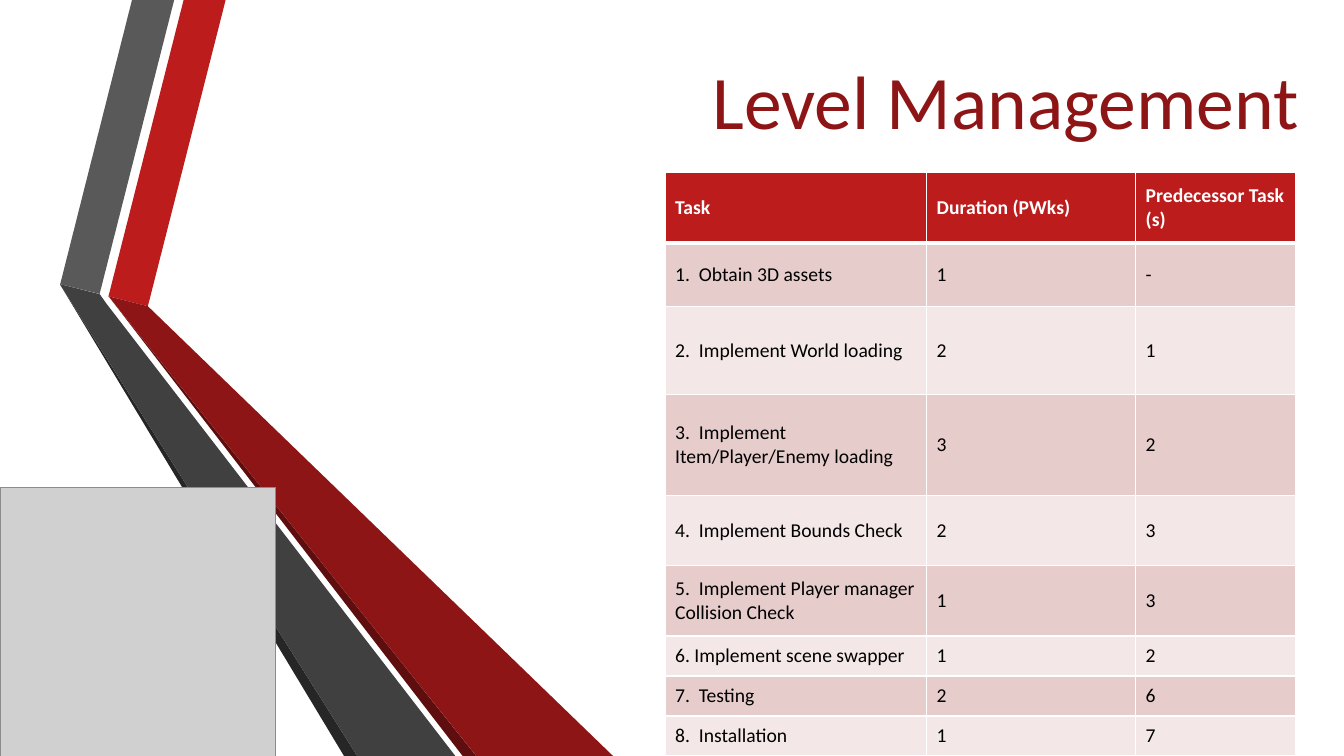
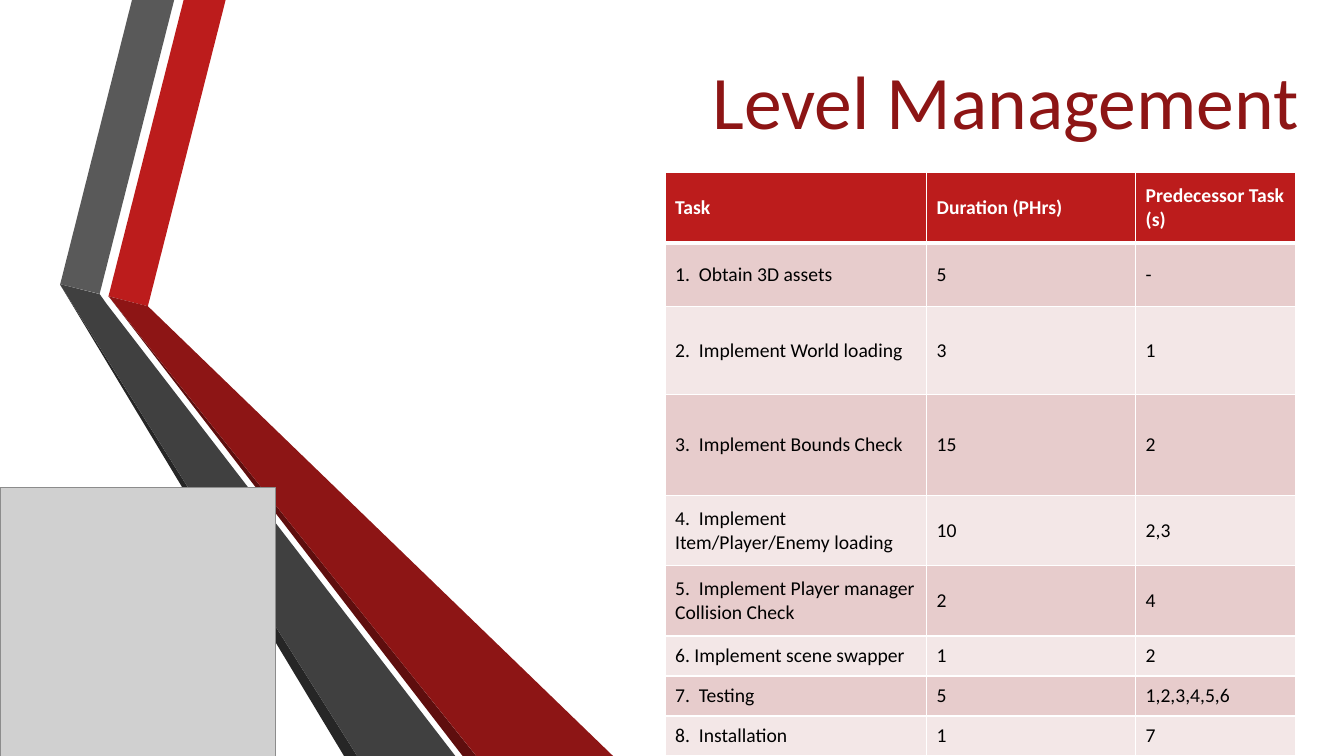
Before and after one commit to Jacob-Friedberg/Maze_Runner, a slide deck: slide 9 of Documents/SA Presentation.pptx. Drawn at 1344x756 pixels with LibreOffice and Linux fonts; fonts in the diff are those of the drawing; grey boxes stand for pictures; background and template pictures are left out. Boxes give left, top, right and bottom in pixels: in the first picture for what was removed or moved away, otherwise in the second. Text is boxed around its words. In the diff, an @@ line names an element or a change of style, - is before the commit and + after.

Commit message:
Added my champion and updated my part of the presentation

```diff
--- a/Documents/SA Presentation.pptx
+++ b/Documents/SA Presentation.pptx
@@ table at [665,172,1295,756] @@
-row 1, column 2: Duration (PWks)
+row 1, column 2: Duration (PHrs)
-row 2, column 2: 1
+row 2, column 2: 5
-row 3, column 2: 2
+row 3, column 2: 3
-row 4, column 1: 3. Implement Item/Player/Enemy loading
+row 4, column 1: 3. Implement Bounds Check
-row 4, column 2: 3
+row 4, column 2: 15
-row 5: 4. Implement Bounds Check | 2 | 3
+row 5: 4. Implement Item/Player/Enemy loading | 10 | 2,3
-row 6, column 2: 1
+row 6, column 2: 2
-row 6, column 3: 3
+row 6, column 3: 4
-row 8, column 2: 2
+row 8, column 2: 5
-row 8, column 3: 6
+row 8, column 3: 1,2,3,4,5,6
```
Also in this commit, not shown: 1 other file.
